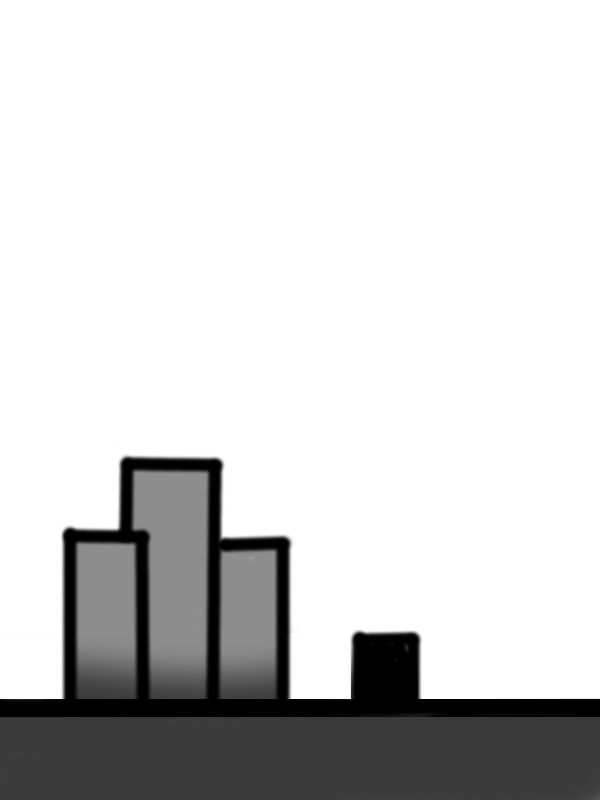
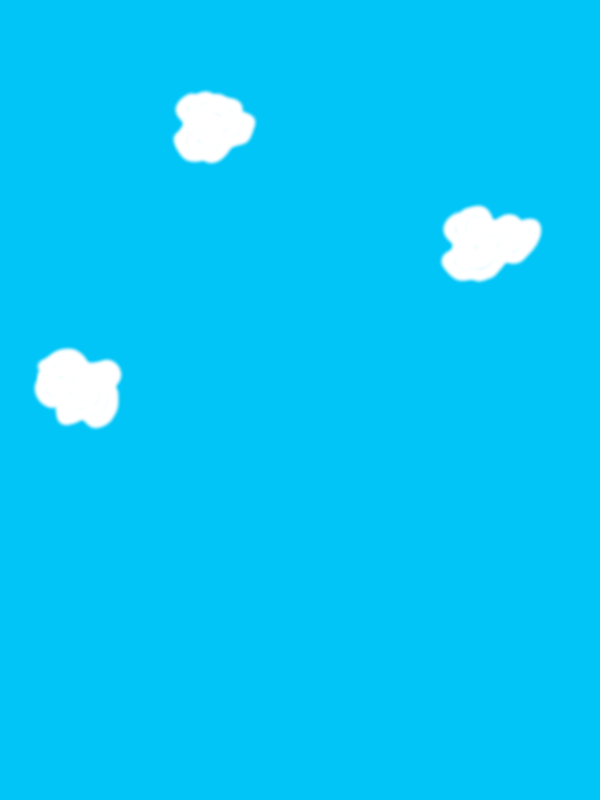
The second w=600, h=800 image is a revision of the first. Changes to its layers:
hid "City BG" over [0,439,600,800]
showed "Background", painted on it over [0,0,600,800]
